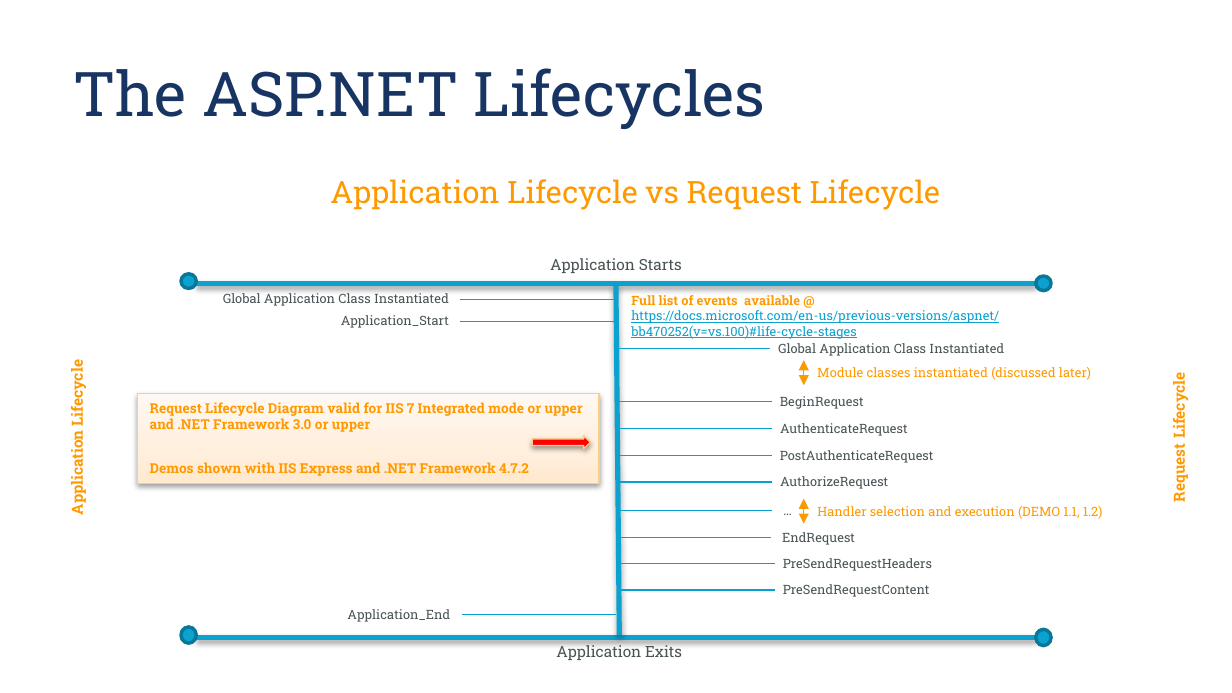
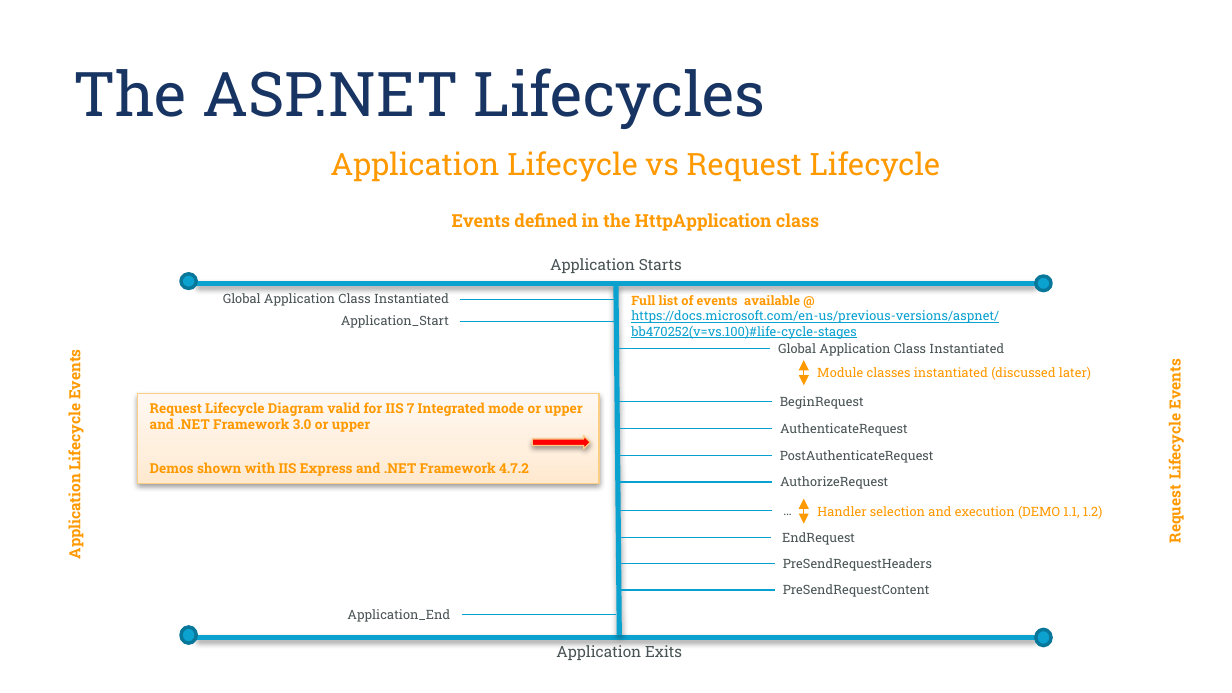
Before and after one commit to klassanov/AspNetPlatformDemos, a slide deck: slide 7 of FourthPresentation.pptx. Drawn at 1232x693 pixels with LibreOffice and Linux fonts; fonts in the diff are those of the drawing; background and template pictures are left out. Boxes give left, top, right and bottom in pixels: in the first picture for what was removed or moved away, otherwise in the second. Text is boxed around its words. In the diff, an @@ line names an element or a change of style, - is before the commit and + after.

Commit message:
Presentation Fixes

```diff
--- a/FourthPresentation.pptx
+++ b/FourthPresentation.pptx
@@ text "Application Lifecycle vs Request Lifecycle": place and size @@
-text "Application Lifecycle vs Request Lifecycle" at [330,179,940,210]
+text "Application Lifecycle vs Request Lifecycle" at [330,151,940,231]
@@ text at [452,213,819,231]: paragraph added @@
+Events defined in the HttpApplication class
@@ text at [64,354,84,557]: text changed @@
-Application Lifecycle
+Application Lifecycle Events
@@ text at [1164,364,1184,543]: text changed @@
-Request Lifecycle
+Request Lifecycle Events
```
Also in this commit, not shown: 2 other slides changed, 7 other files.
